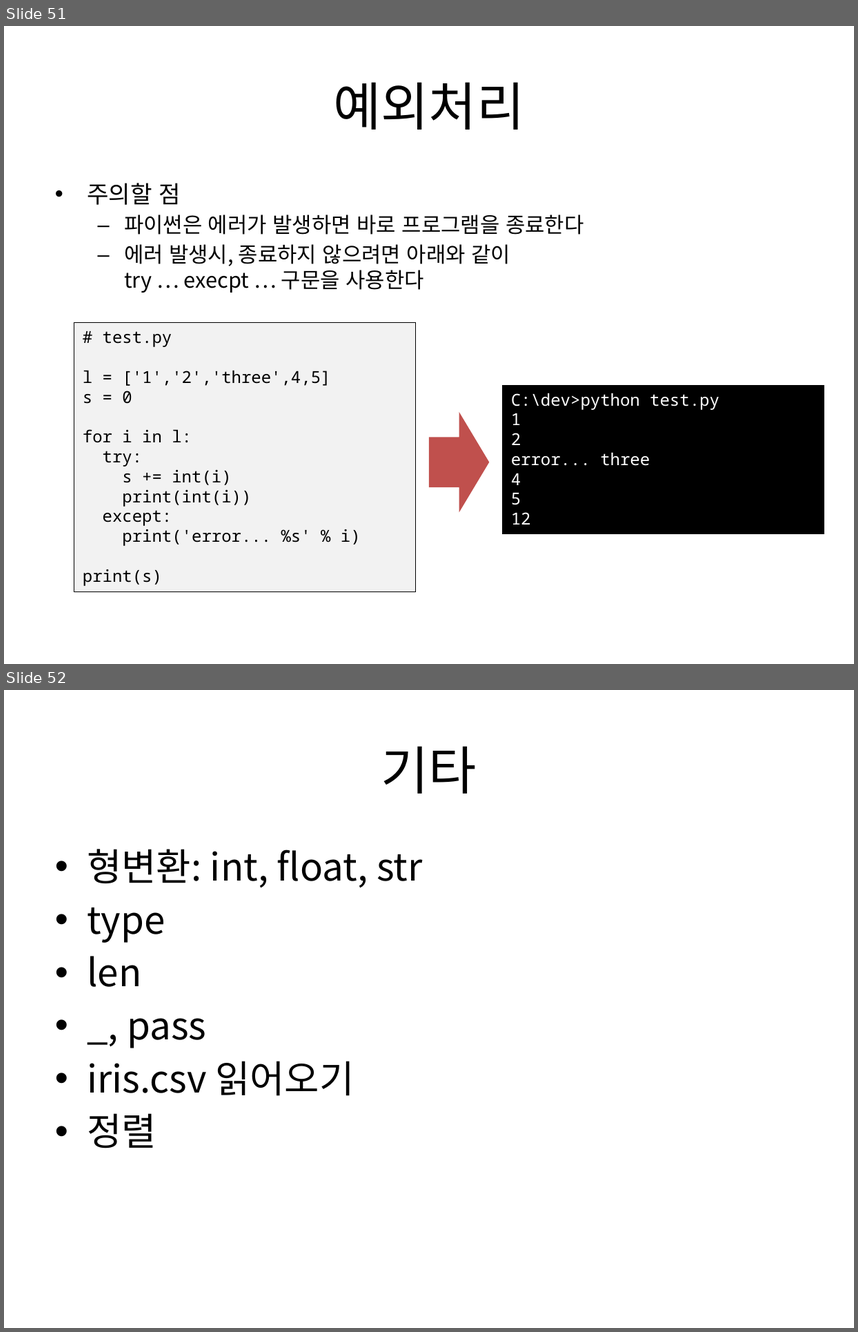
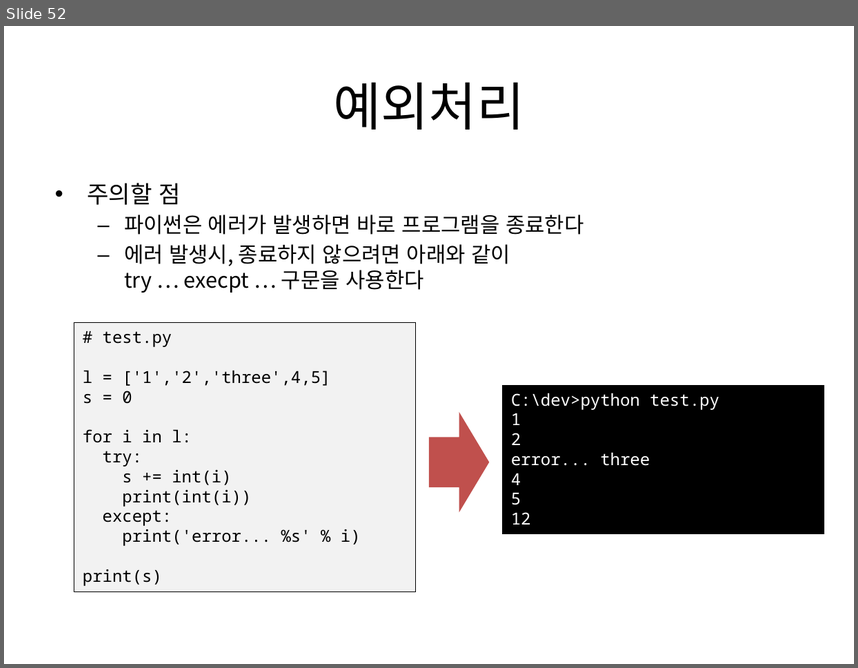
Before and after one commit to gubosd/lecture5, a slide deck: (2019.01.28) 파이썬 이해.pptx. Shown one above the other, each under a label of ours: slides 51 and 52 before the commit, slide 52 after it. The pictures are 858x1332 and 858x668 pixels, drawn with LibreOffice and Linux fonts; fonts in the diff are those of the drawing. Boxes give left, top, right and bottom in pixels: in the first picture for what was removed or moved away, otherwise in the second. Text is boxed around its words. In the diff, an @@ line names an element or a change of style, - is before the commit and + after.

```diff
--- a/(2019.01.28) 파이썬 이해.pptx
+++ b/(2019.01.28) 파이썬 이해.pptx
@@ slide 52 removed at [4, 690, 854, 1328], background #FFFFFF @@
@@ title removed at [381, 746, 477, 793] @@
-기타
@@ text removed at [87, 849, 422, 1148] @@
-• 형변환: int, float, str
-• type
-• len
-• _, pass
-• iris.csv 읽어오기
-• 정렬
@@ what was slide 51 is now slide 52 @@
```
Also in this commit, not shown: 3 slides added, 1 other file.
